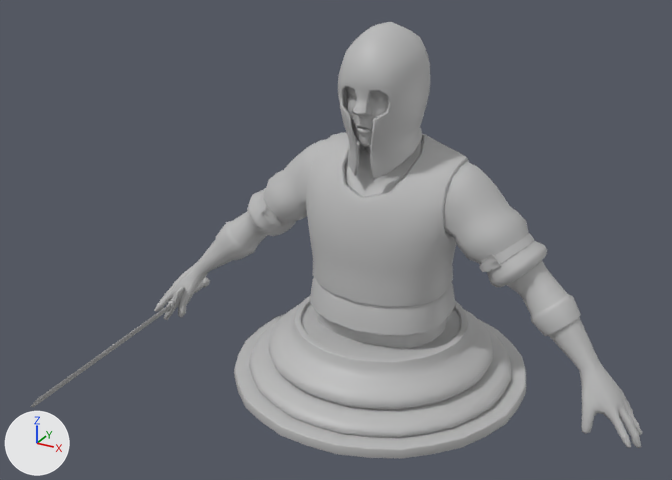
The FBX model Assets/Model/Unit/warrior.fbx: old version first, new version second.
The view is the same before and after, from a 50 mm camera at (1.78, -3.7, 2.52) aimed at (-0.06, -0.35, 0.85). The axes (+X, +Y, +Z) are drawn at lower left. The lights are the same throughout. Where no turn or scale is listed for an object, it has been applied to the vertices.

Names of what the first picture shows: 'pedestal', 'warrior_accessories', 'warrior_base'.
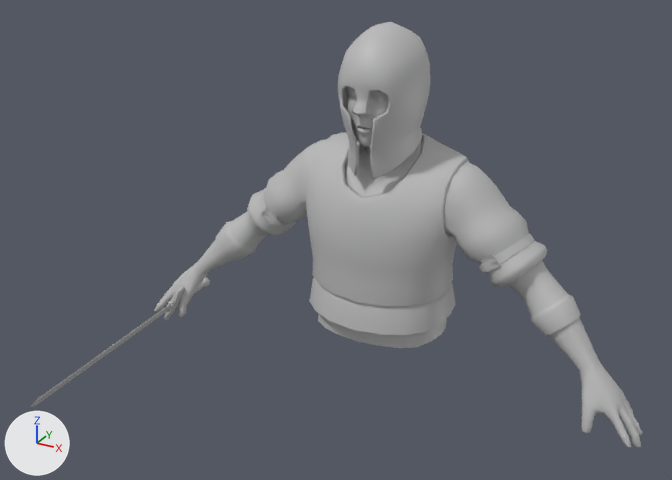
Location of each change, (x1, y1, x2, y2) in pixels of the pictures (672 x 480 px):
'pedestal', deleted: before (234, 296, 526, 459)

Diff of the bpy script that builds the scene:
```diff
--- a/Assets/Model/Unit/warrior.fbx.py
+++ b/Assets/Model/Unit/warrior.fbx.py
@@ ob_pedestal @@
-ob_pedestal = bpy.data.objects.new('pedestal', me_mesh_002)
-ob_pedestal.location = (0.0, 0.0, 0.0)
```
